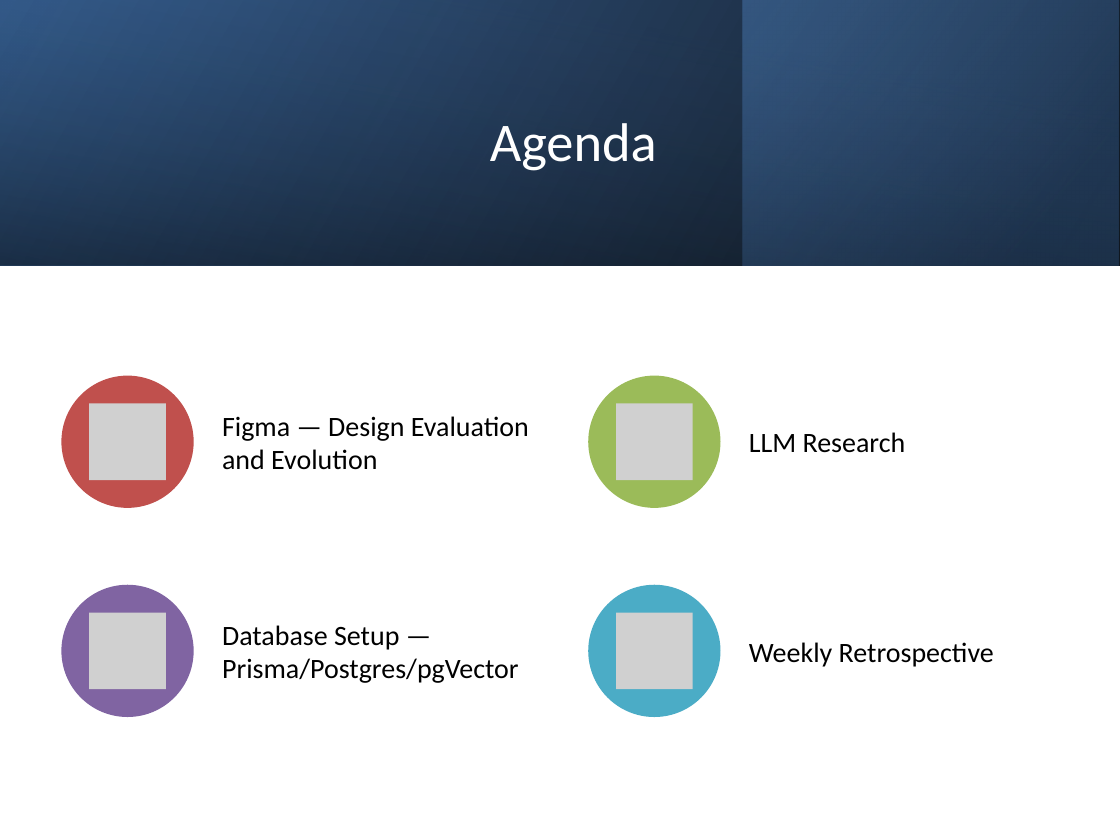
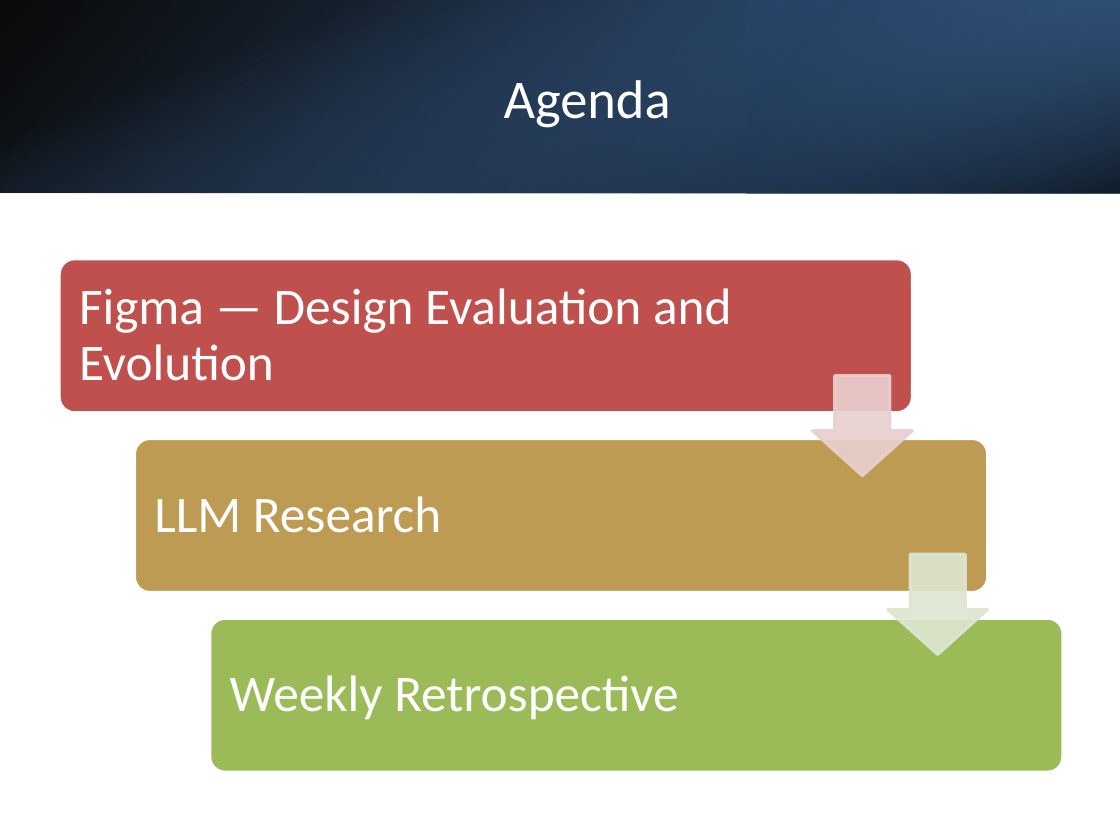
Before and after one commit to yuriiSY/Study-Buddy, a slide deck: slide 1 of Weekly Submissions/Week4/Week4.pptx. Drawn at 1120x840 pixels with LibreOffice and Linux fonts; fonts in the diff are those of the drawing; grey boxes stand for pictures. Boxes give left, top, right and bottom in pixels: in the first picture for what was removed or moved away, otherwise in the second. Text is boxed around its words. In the diff, an @@ line names an element or a change of style, - is before the commit and + after.

```diff
--- a/Weekly Submissions/Week4/Week4.pptx
+++ b/Weekly Submissions/Week4/Week4.pptx
@@ rectangle: place and size @@
-rectangle at <box>0,0,1120,265</box>
+rectangle at <box>0,0,1120,193</box>
@@ rectangle at <box>0,0,1120,193</box>: fill gradient #376092 to #000000 to gradient #4F81BD to #000000; mirrored; rotation 270 to 90 degrees @@
@@ rectangle at <box>747,0,1120,193</box>: rotation 0 to 180 degrees @@
@@ title "Agenda": place and size @@
-title "Agenda" at <box>490,123,657,171</box>
+title "Agenda" at <box>504,80,671,128</box>
@@ text "Figma — Design Evaluation and ...": place and size @@
-text "Figma — Design Evaluation and ..." at <box>222,416,529,470</box>
+text "Figma — Design Evaluation and ..." at <box>79,288,731,381</box>
@@ size 18 to 33 pt, text colour #000000 to #FFFFFF; line spacing 1 to 0.9; more space between paragraphs in 3 elements at <box>79,288,731,381</box>, <box>230,675,678,720</box>, <box>154,496,441,533</box> @@
@@ text "LLM Research": place and size @@
-text "LLM Research" at <box>749,432,906,453</box>
+text "LLM Research" at <box>154,496,441,533</box>
@@ group added at <box>59,259,1063,773</box>: 3 rounded rectangles, 2 down arrows @@
@@ text "Weekly Retrospective": place and size @@
-text "Weekly Retrospective" at <box>749,642,994,667</box>
+text "Weekly Retrospective" at <box>230,675,678,720</box>
@@ group removed at <box>62,375,720,717</box>: 4 ellipses, 4 pictures, 1 text @@
-Database Setup — Prisma/Postgres/pgVector
```
Also in this commit, not shown: 1 slide removed.
